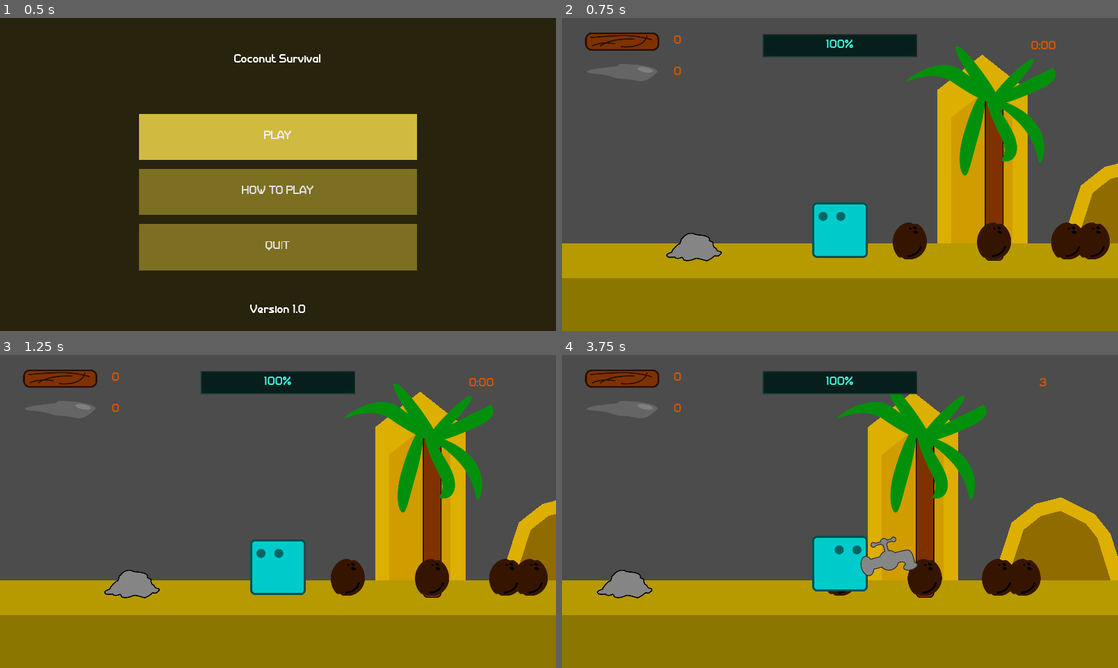
Above: before the commit, frames 1-4 (two rows, left to right).
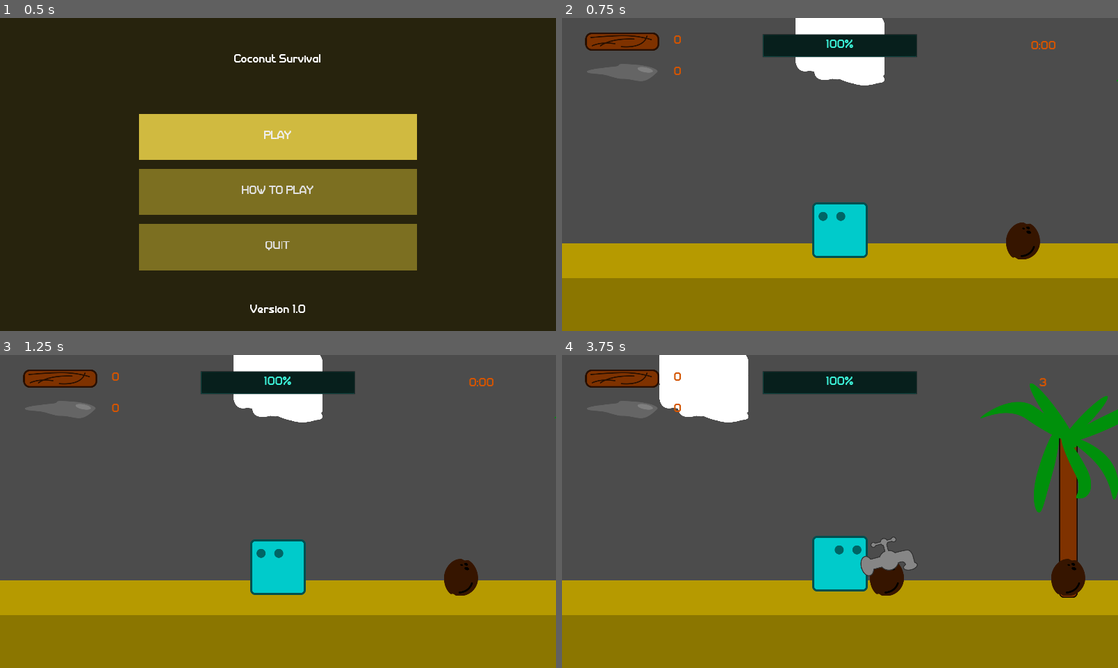
Above: after the commit, the same moments.

Repository: AlixBarreaux/coconut-survival
Game: Godot game, scene res://GUI/Main Menu/MainMenu.tscn
The game is run twice, just before and just after one commit, with the same random seed, the same clock (stepped at 60 frames per second) and the same inputs. Sound files missing from this copy of the repository are replaced by a short silence.
Inputs:
- Up to frame 1 (0.5 s): no input
- Up to frame 2 (0.75 s): click "PLAY" at 0.5 s
- Up to frame 3 (1.25 s): no input
- Up to frame 4 (3.75 s): tap Enter at 1.25 s; hold D (move_right) 1.28-2.03 s; tap Space (attack) at 1.35, 2.75, 3.6 s; hold Q (move_left) 2.03-2.78 s; tap A (build_spike) at 2.1 s; hold D (move_right) from 2.78 s (still down); tap E (build_wall) at 2.85 s

Frame 1 is identical in both runs. In frame 2, 16% of the frame differs, in the area x 18-100%, y 0-78%; in frame 3, 16%; in frame 4, 22%, in the area x 6-100%, y 0-78%.

Commit message:
Improve enemy spawning system and reset player starting position

Diff:
--- a/Main.tscn
+++ b/Main.tscn
@@ -54,6 +54,33 @@
 "_editor_description_": ""
 }
 
+[node name="EnemySpawnHouse2" type="Node2D" parent="Decor"]
+self_modulate = Color( 0.866667, 0.690196, 0, 1 )
+position = Vector2( -8902, 0 )
+__meta__ = {
+"_editor_description_": ""
+}
+
+[node name="Polygon2D" type="Polygon2D" parent="Decor/EnemySpawnHouse2"]
+self_modulate = Color( 0.866667, 0.690196, 0, 1 )
+position = Vector2( -738.598, -202.217 )
+scale = Vector2( 1.10069, 1.10069 )
+offset = Vector2( -293.872, 269.654 )
+polygon = PoolVector2Array( -257.859, -65.0385, -173.82, -322.026, -99.5254, -380.487, -19.1416, -401.192, 88.0381, -347.603, 136.756, -286.705, 206.18, -65.0385 )
+__meta__ = {
+"_editor_description_": ""
+}
+
+[node name="Polygon2D2" type="Polygon2D" parent="Decor/EnemySpawnHouse2"]
+self_modulate = Color( 0.568627, 0.427451, 0, 1 )
+position = Vector2( -828, -192 )
+scale = Vector2( 0.821053, 0.821053 )
+offset = Vector2( -293.872, 269.654 )
+polygon = PoolVector2Array( -257.859, -65.0385, -173.82, -322.026, -99.5254, -380.487, -19.1416, -401.192, 88.0381, -347.603, 136.756, -286.705, 206.18, -65.0385 )
+__meta__ = {
+"_editor_description_": ""
+}
+
 [node name="MapBoundaries" type="Node2D" parent="Decor"]
 
 [node name="PilarLeft" type="Node2D" parent="Decor/MapBoundaries"]
@@ -143,11 +170,16 @@
 [node name="Players" type="Node" parent="World/Creatures"]
 
 [node name="Player" parent="World/Creatures/Players" instance=ExtResource( 2 )]
-position = Vector2( 9009, 0 )
 collision_mask = 9
 
-[node name="Enemies" type="Node" parent="World/Creatures"]
+[node name="Enemies" type="Node2D" parent="World/Creatures"]
 script = ExtResource( 8 )
+
+[node name="SpawnPointLeft" type="Position2D" parent="World/Creatures/Enemies"]
+position = Vector2( -10000, 0 )
+
+[node name="SpawnPointRight" type="Position2D" parent="World/Creatures/Enemies"]
+position = Vector2( 10000, 0 )
 
 [node name="Buildings" type="Node" parent="World"]
 
--- a/Mechanics/Enemies.gd
+++ b/Mechanics/Enemies.gd
@@ -3,7 +3,7 @@
 
 # --------------------------    DECLARE VARIABLES     --------------------------
 
-export var spawn_positions : PoolVector2Array = [Vector2(-10000, 0), Vector2(10000, 0)]
+export onready var spawn_positions : PoolVector2Array = [$SpawnPointLeft.global_position, $SpawnPointRight.global_position]
 
 const ENEMY_PATH : String = "res://Creatures/Enemies/Flame/Flame.tscn"
 const ENEMY_PRELOAD = preload(ENEMY_PATH)
@@ -13,6 +13,7 @@
 
 func _ready() -> void:
 	Events.connect("spawn_enemy", self, "spawn_enemies")
+
 
 # --------------------------    DECLARE FUNCTIONS     --------------------------
 
